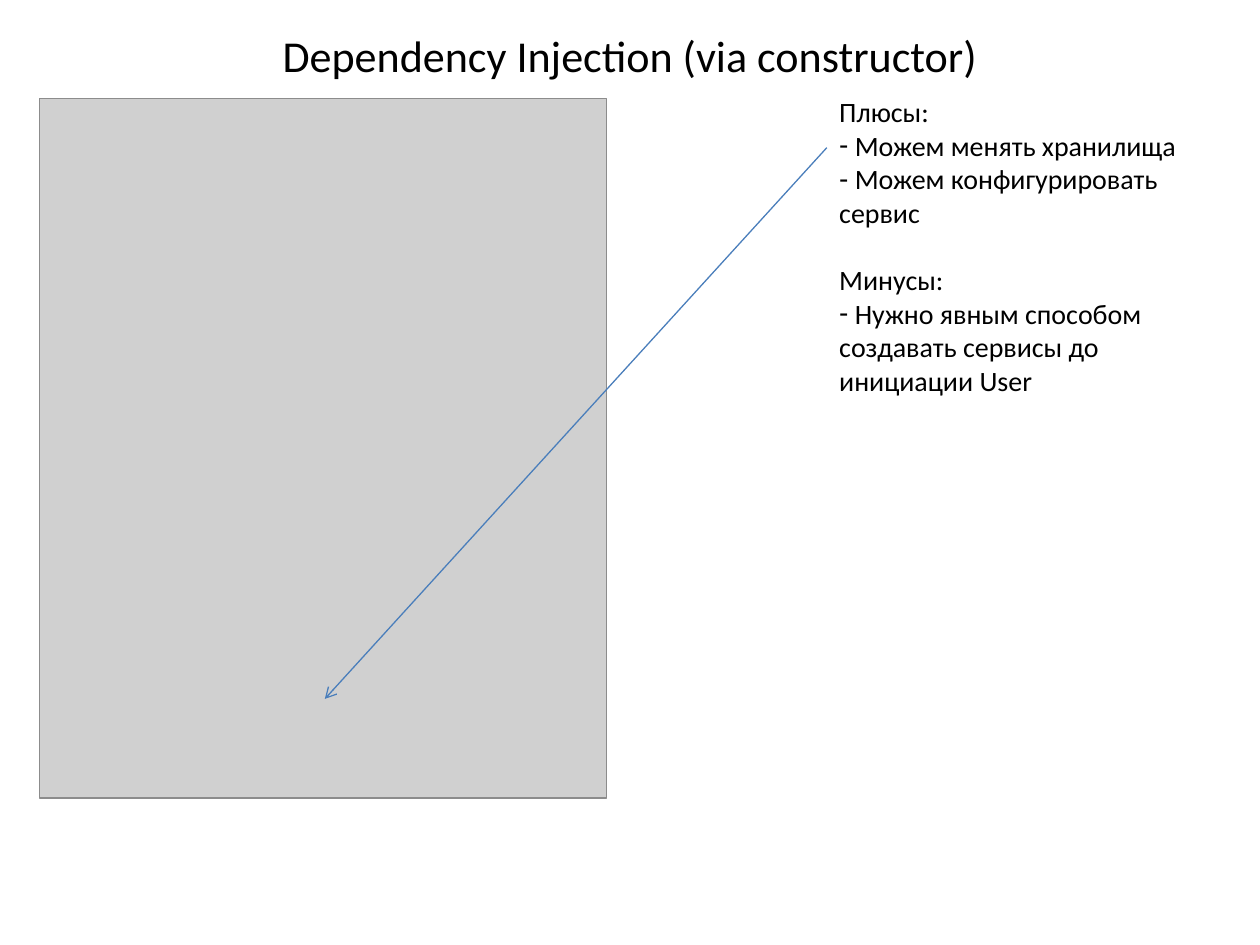
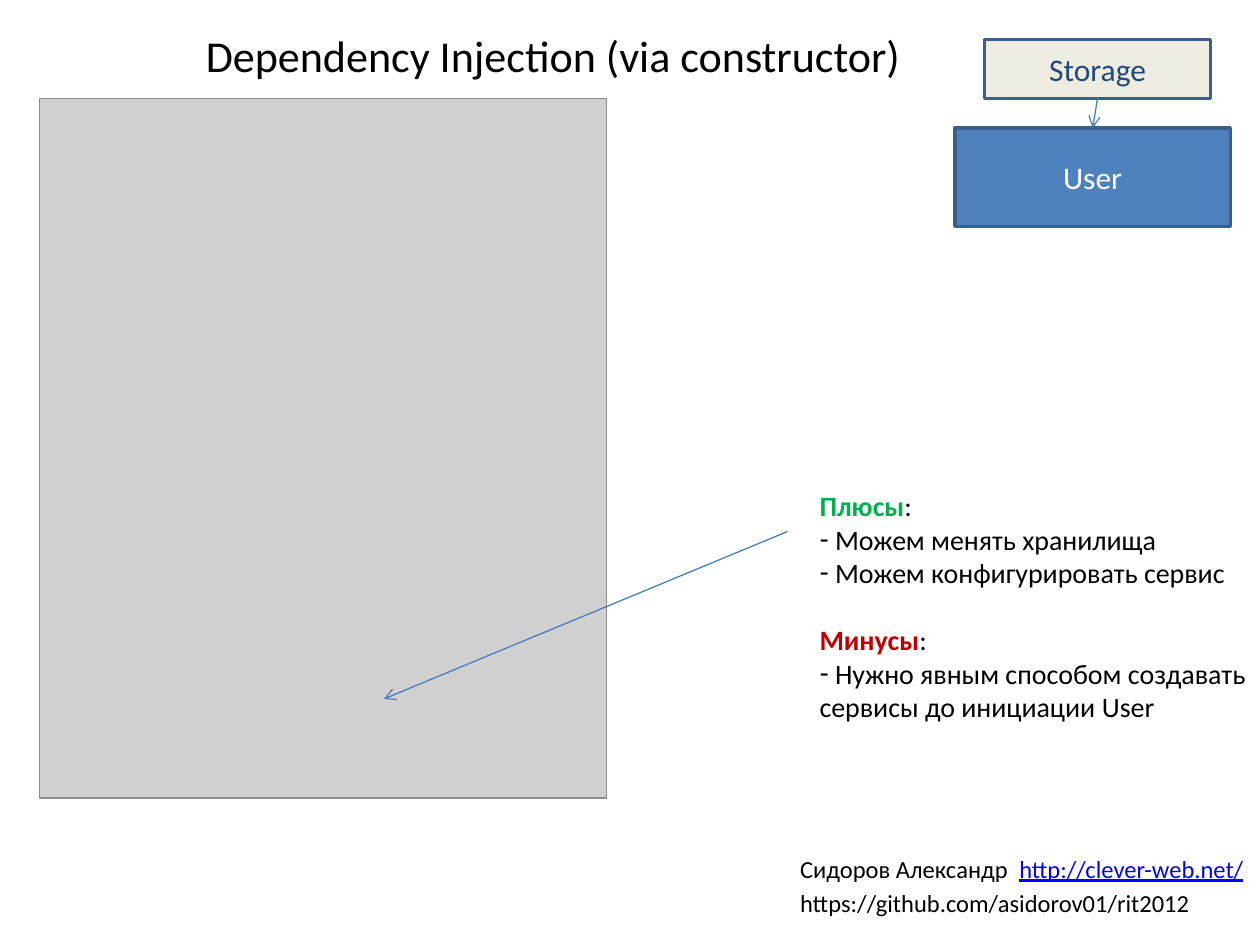
Before and after one commit to asidorov01/rit2012, a slide deck: slide 6 of Inversion of Control.pptx. Drawn at 1260x945 pixels with LibreOffice and Linux fonts; fonts in the diff are those of the drawing; grey boxes stand for pictures. Boxes give left, top, right and bottom in pixels: in the first picture for what was removed or moved away, otherwise in the second. Text is boxed around its words. In the diff, an @@ line names an element or a change of style, - is before the commit and + after.

```diff
--- a/Inversion of Control.pptx
+++ b/Inversion of Control.pptx
@@ title "Dependency Injection (via constructor)": place and size @@
-title "Dependency Injection (via constructor)" at [283,40,976,80]
+title "Dependency Injection (via constructor)" at [206,40,899,80]
@@ rectangle added at [984,39,1211,98], fill #EEECE1, outline #3A5F8C 2 pt, 18 pt, text #1F497D @@
+Storage
@@ arrow added from (1097, 98) to (1092, 129), #4B7EBC 0.75 pt @@
@@ rectangle added at [955,129,1231,227], fill #4F81BD, outline #3A5F8C 2 pt, 18 pt, text #FFFFFF @@
+User
@@ text "Плюсы:": place and size @@
-text "Плюсы:" at [839,104,1176,396]
+text "Плюсы:" at [820,498,1246,722]
@@ text at [820,498,927,655]: text colour #000000 to #00B050 in "Плюсы:"; bold on in "Плюсы:", "Минусы:"; text colour #000000 to #C00000 in "Минусы:" @@
@@ arrow moved from (827, 147) - (325, 699) to (788, 532) - (384, 699) @@
@@ text added at [800,861,1243,917], 14 pt, text #000000 @@
+Сидоров Александр http://clever-web.net/
+https://github.com/asidorov01/rit2012
```
Also in this commit, not shown: 6 other slides changed, 6 slides added, 2 slides removed, 13 other files.
